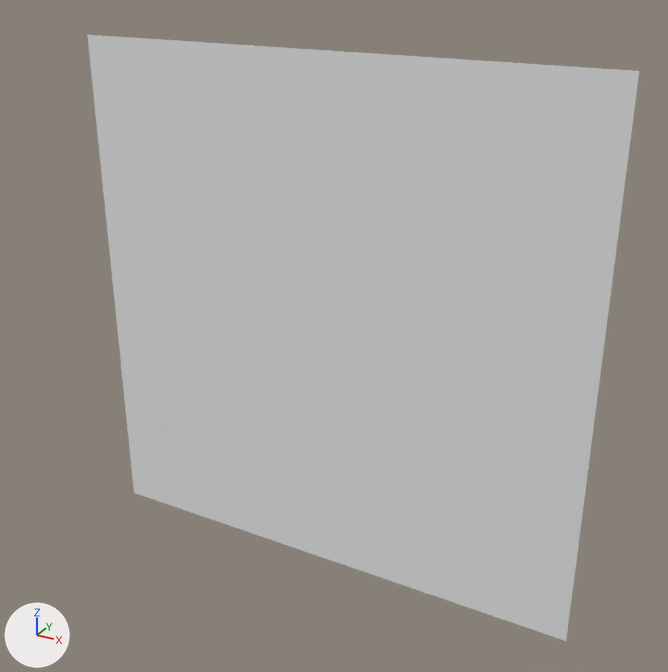
One commit to the OBJ model JRPGUnityProject/Assets/Tiled2Unity/Meshes/Prototype Town.obj: the scene before it, then after it.
One viewpoint serves both versions: a camera (50 mm lens) standing at (18.6, -94.8, 12.5) and looking at (-34.8, 2.3, -36.1). Arrows for +X, +Y and +Z are at lower left; the lights stay in place. Where no turn or scale is listed for an object, it has been applied to the vertices.

In view in the first picture: 'Prototype Town'.
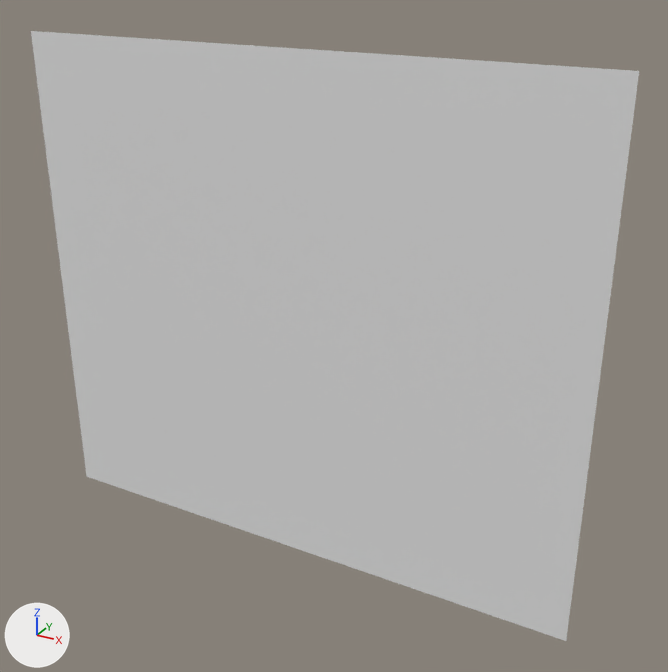
Changed parts and their boxes (x1, y1, x2, y2) in the pictures (668 x 672 px):
'Prototype Town', reshaped (10% wider): before (87, 35, 639, 641); after (31, 31, 639, 641)
part 1 of me_prototype_town, added: after (31, 31, 134, 493)

The change, as a list of edits to the scene's bpy script:
```text
Change me_prototype_town:
    used by ob_prototype_town; location = (0.0, 0.0, 0.0)
    remove me_prototype_town.from_pydata(...)  # 5041 vertices, 4900 faces; spans x -70.0..0.0, y 0.0, z -70.0..0.0
    add me_prototype_town.from_pydata(...)  # 5751 vertices, 5600 faces; spans x -80.0..0.0, y 0.0, z -70.0..0.0
    me_prototype_town part 1: 710 vertices added at x -80.0..-71.0, y 0.0, z -70.0..0.0
```
